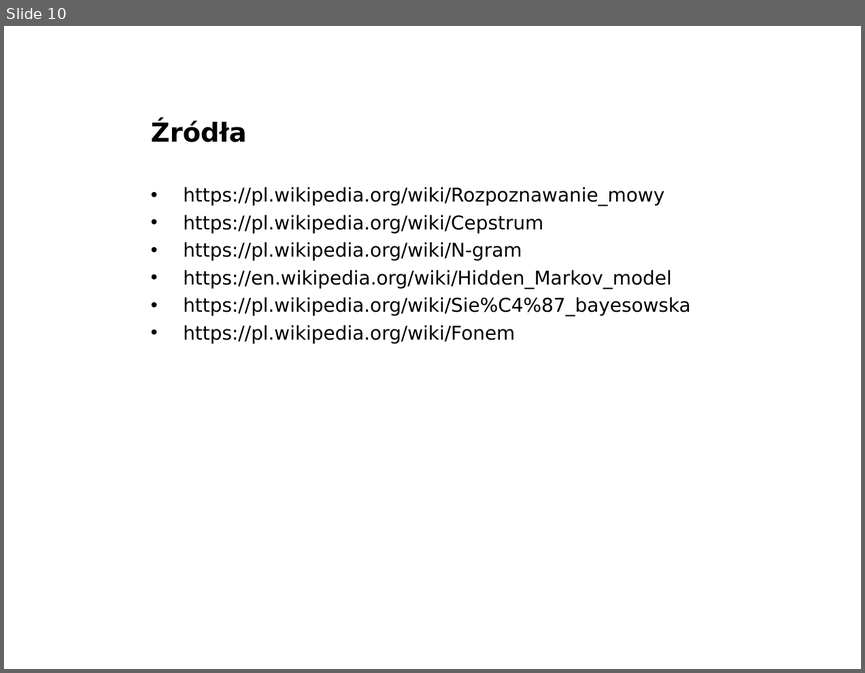
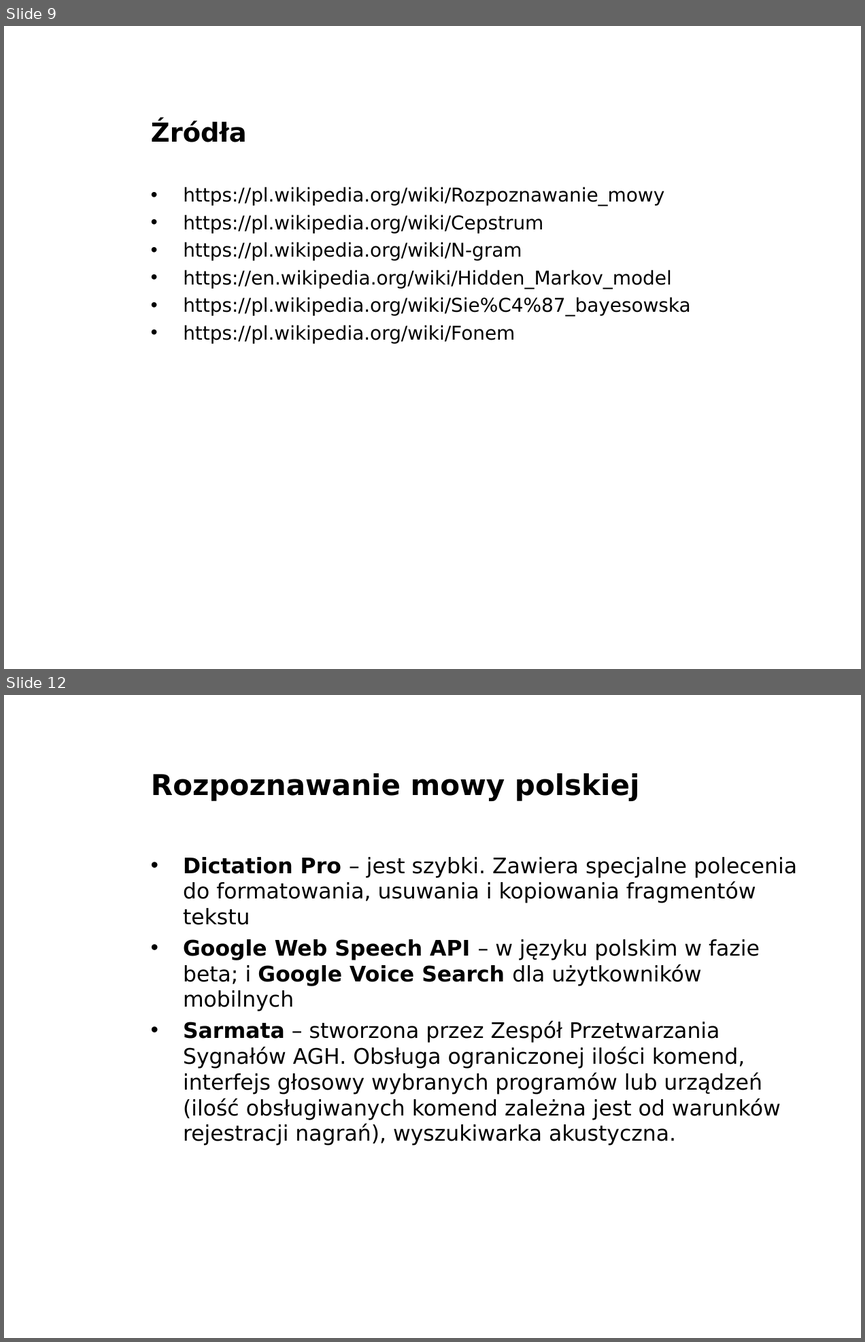
Before and after one commit to Armes/PSI_GCP01_zima_2016-2017_Szymon_Durak, a slide deck: prezentacja/Rozpoznawanie mowy wstęp.ppt. Shown one above the other, each under a label of ours: slide 10 before the commit, slides 9 and 12 after it; the slides between them are not shown. The pictures are 865x673 and 865x1342 pixels, drawn with LibreOffice and Linux fonts; fonts in the diff are those of the drawing; background and template pictures are left out. Boxes give left, top, right and bottom in pixels: in the first picture for what was removed or moved away, otherwise in the second. Text is boxed around its words. In the diff, an @@ line names an element or a change of style, - is before the commit and + after.

```diff
--- a/prezentacja/Rozpoznawanie mowy wstęp.ppt
+++ b/prezentacja/Rozpoznawanie mowy wstęp.ppt
@@ slide 12 added at box(4, 695, 861, 1338), background picture (left out) @@
@@ title added at box(151, 773, 639, 801), 24 pt, text #000000, bold @@
+Rozpoznawanie mowy polskiej
@@ text added at box(183, 857, 797, 1145), 18 pt, text #000000 @@
+• Dictation Pro – jest szybki. Zawiera specjalne polecenia do formatowania, usuwania i kopiowania fragmentów tekstu
+• Google Web Speech API – w języku polskim w fazie beta; i Google Voice Search dla użytkowników mobilnych
+• Sarmata – stworzona przez Zespół Przetwarzania Sygnałów AGH. Obsługa ograniczonej ilości komend, interfejs głosowy wybranych programów lub urządzeń (ilość obsługiwanych komend zależna jest od warunków rejestracji nagrań), wyszukiwarka akustyczna.
@@ what was slide 10 is now slide 9 @@
```
Also in this commit, not shown: 12 other slides added, 1 slide removed, 1 other file.
